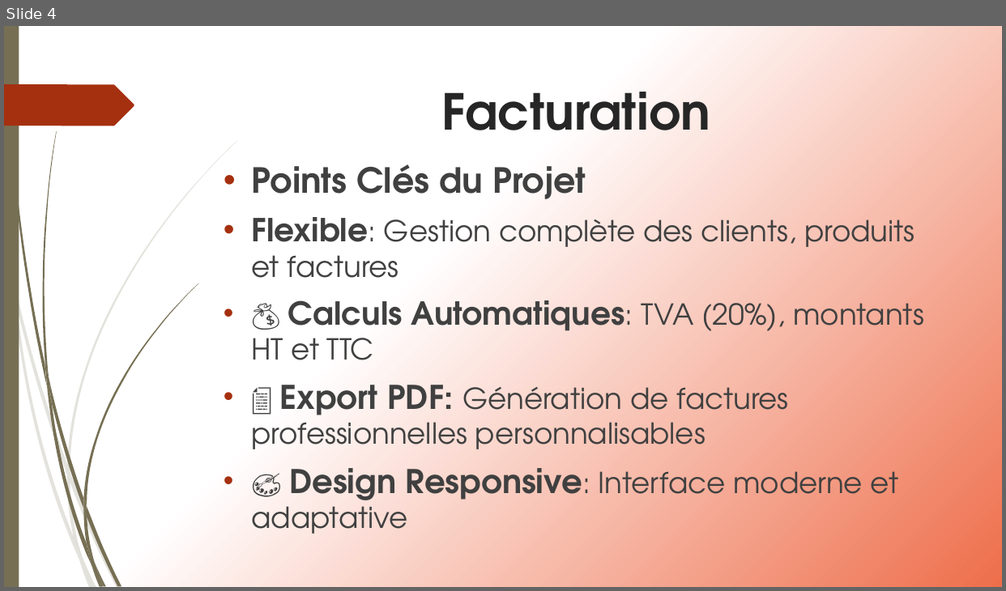
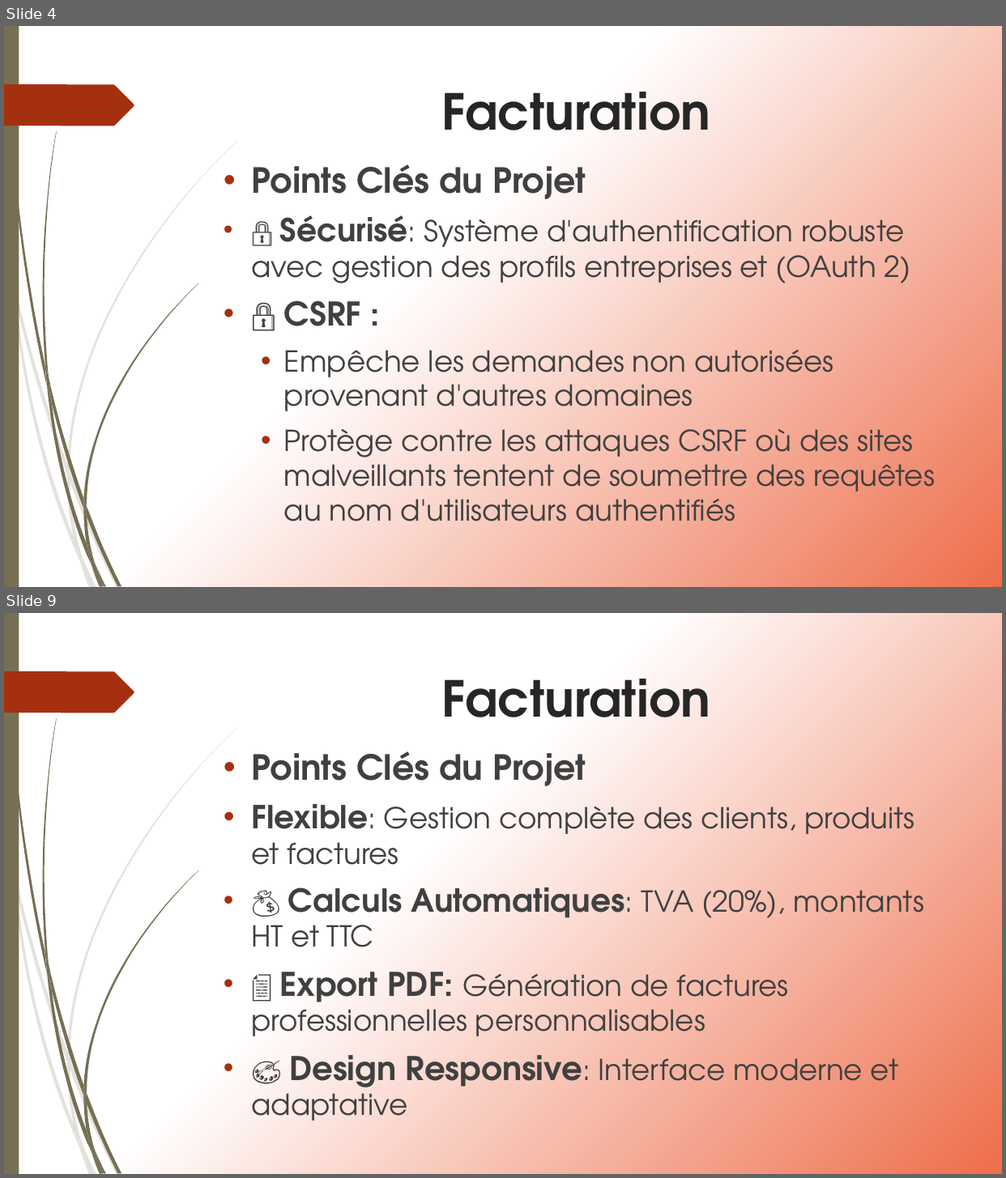
Before and after one commit to ameerchand30/Facturation, a slide deck: Facturation.pptx. Shown one above the other, each under a label of ours: slide 4 before the commit, slides 4 and 9 after it; the slides between them are not shown. The pictures are 1006x591 and 1006x1178 pixels, drawn with LibreOffice and Linux fonts; fonts in the diff are those of the drawing. Boxes give left, top, right and bottom in pixels: in the first picture for what was removed or moved away, otherwise in the second. Text is boxed around its words. In the diff, an @@ line names an element or a change of style, - is before the commit and + after.

```diff
--- a/Facturation.pptx
+++ b/Facturation.pptx
@@ slide 4 added at <box>4,26,1002,587</box>, background gradient #FFFFFF to #EE6E4B; not listed: 24 template elements that a slide beside it also shows @@
@@ title added at <box>442,92,710,130</box>, 47.7 pt, text #262626, bold @@
+Facturation
@@ text added at <box>252,165,934,522</box>, 27.8 pt, text #404040 @@
+• Points Clés du Projet
+• 🔒 Sécurisé: Système d'authentification robuste avec gestion des profils entreprises et (OAuth 2)
+• 🔒 CSRF :
+  • Empêche les demandes non autorisées provenant d'autres domaines
+  • Protège contre les attaques CSRF où des sites malveillants tentent de soumettre des requêtes au nom d'utilisateurs authentifiés
@@ what was slide 4 is now slide 9 @@
```
Also in this commit, not shown: 5 slides changed, 4 other slides added, 8 other files.
